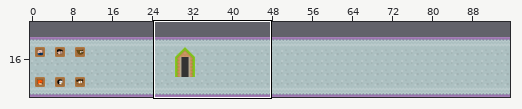
A Tiled map gets an edit: Resources/Map/hall_stage.tmx. Above, an overview of the earlier version with the close-up marked.
Close-up. Before:
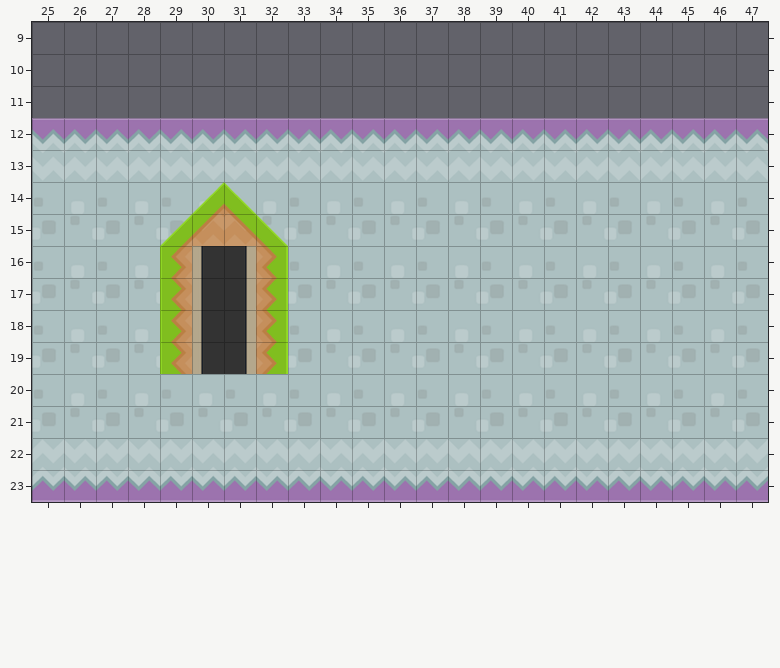
Cells are 32x32 px. Shown: x 25..47, y 9..23.
The same view after the edit:
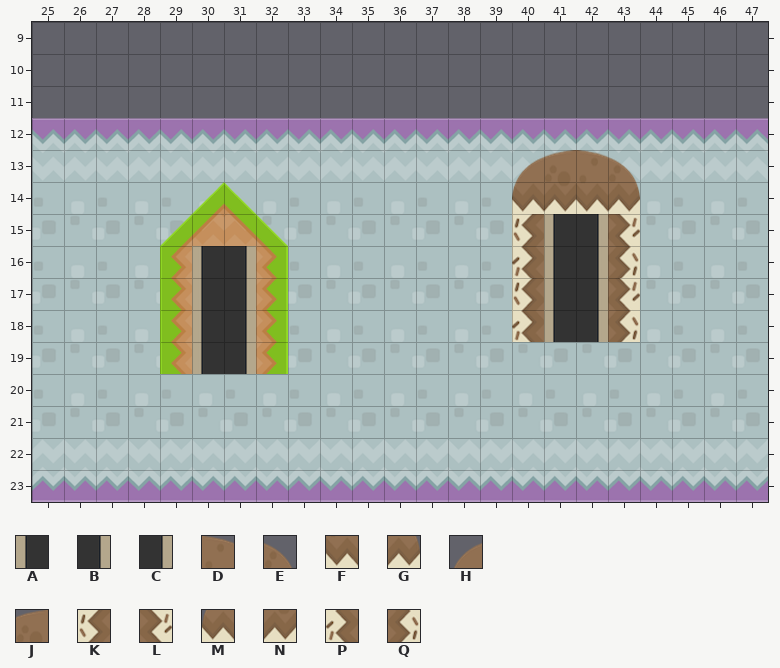
Key: from "country_road_icon": A 2, B 3, C 7; from "kingdom_candy_icon": D 2, E 3, F 6, G 7, H 8, J 9, K 10, L 11, M 12, N 13, P 14, Q 15.
_ is an empty cell.
Tiles of an added or newly shown layer are drawn over the layers below it.
Difference:
{"where": "layer \"kingdom_candy_icon\" (added)"}
{"y":13,"x":40,"old":"____","new":"HJDE"}
{"y":14,"x":40,"old":"____","new":"MNFG"}
{"y":15,"x":40,"old":"____","new":"KABL"}
{"y":16,"x":40,"old":"____","new":"PACQ"}
{"y":17,"x":40,"old":"____","new":"KABL"}
{"y":18,"x":40,"old":"____","new":"PACQ"}
{"label":"added","picture_box":[512,150,640,342]}
